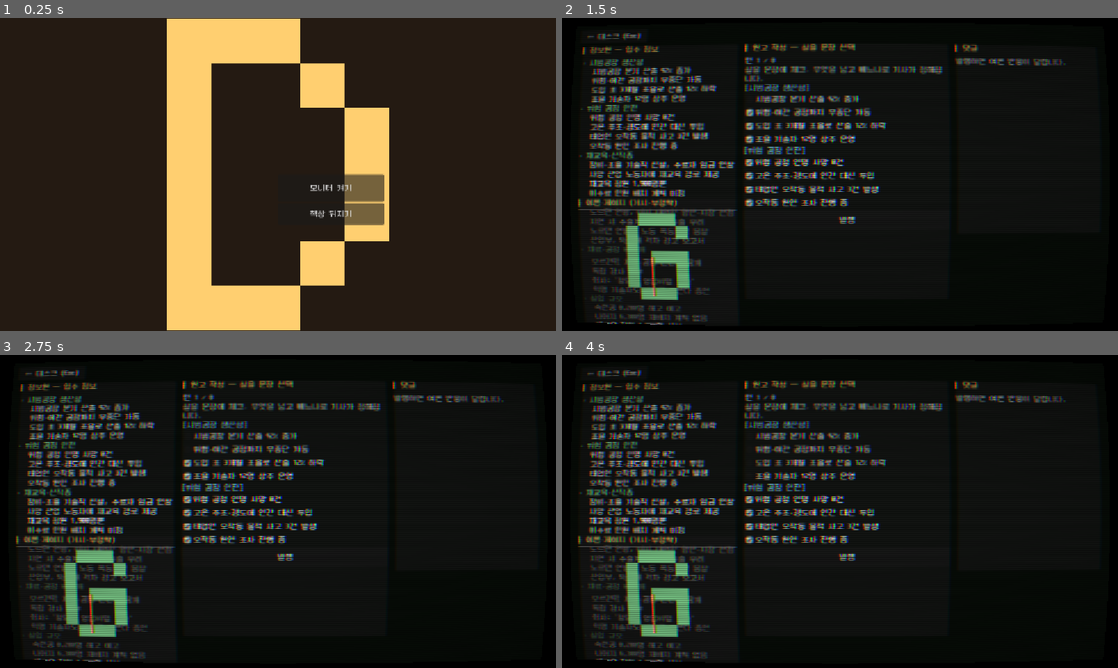
Above: before the commit, frames 1-4 (two rows, left to right).
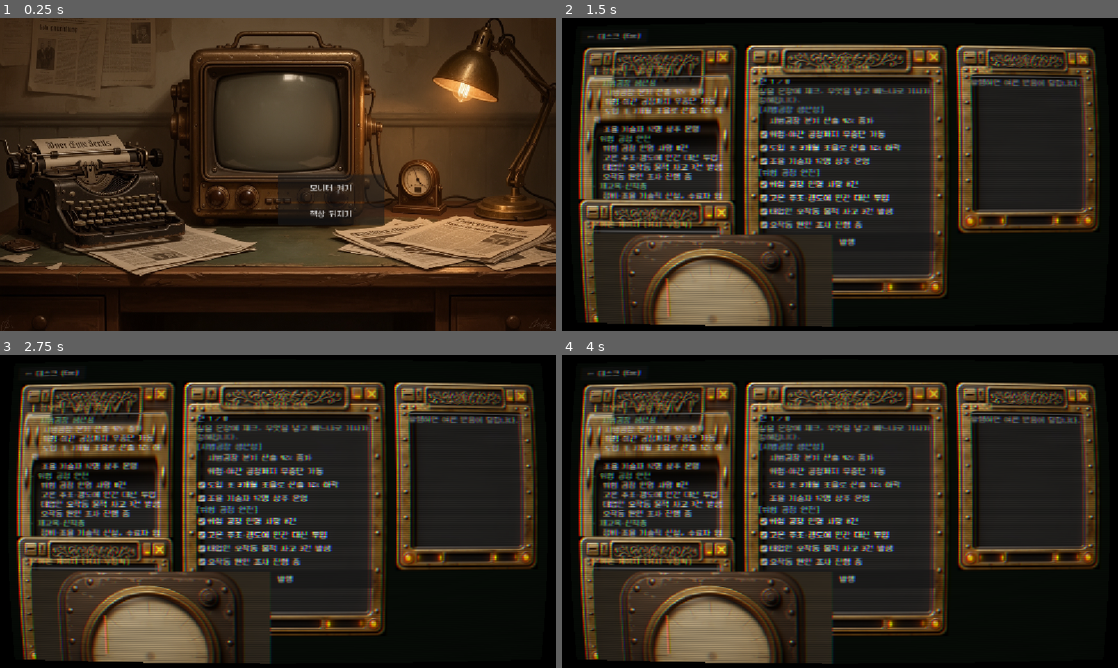
Above: after the commit, the same moments.

Repository: JiwonKim-kr/artificer-pipeline
Game: Godot game, scene res://scenes/main.tscn
Two runs of this game, one before a commit and one after it. Both use one fixed random seed, a clock stepped at 60 frames per second and the inputs below.
Inputs:
- Up to frame 1 (0.25 s): no input
- Up to frame 2 (1.5 s): click "모니터 켜기" at 0.5 s; click "시범공장 분기 산출 42% 증가" at 1.25 s
- Up to frame 3 (2.75 s): click "위험·야간 공정까지 무중단 가동" at 2 s
- Up to frame 4 (4 s): click "도입 초 3개월 조율로 산출 12% 하락" at 2.75 s; click "조율 기술자 12명 상주 운영" at 3.5 s

The runs differ from the first frame. In frame 1, 63% of the frame differs, in the area x 0-100%, y 0-100%; in frame 2, 46%; in frame 3, 45%; in frame 4, 45%.

Commit message:
[art reskin] placeholder 3종 → 실제 에셋 반영 + 플레이테스트 체크리스트
art_reskin.py 는 .tscn 의 텍스처 참조만 훑는데 이 게임은 텍스처를 GDScript 상수로
로드해 "교체 대상 0건"으로 나왔다. 따라서 코드 경로에서 수동 반영한다.

- src/ui/main.gd: DESK_BG·GAUGE_TEX 를 실제 경로로 교체.
  WINDOW_FRAME 신설 — 창 크롬은 지금까지 아예 미연결이었다(코드 패널 스타일).
  _window() 에 StyleBoxTexture 9-slice 적용(마진 44, content 30/46/30/26).
- 매니페스트: art 3종 status placeholder → generated (manifest.py 경유), PLACEHOLDER 파일 제거.
- docs/build/playtest_checklist.md: 자동 검증분 / 사람 판단분 / 계정 권한분 분리.

검증: 콜드 임포트 ERROR 0 · verify --full 전체 통과 · turn_flow PASS ·
play_test --screenshot 실렌더 확인 · 웹 빌드 구동 확인(gzip 10.3MB).

⚠️ 프레임 적용으로 드러난 레이아웃 결함(체크리스트 A5): 게이지 텍스처가 창 밖으로
넘치고, 정보원 창 본문이 창 높이를 초과하며, 코드 타이틀이 프레임 장식과 겹친다.
중앙 원고 창은 정상. 레이아웃 조정은 후속 작업 — 되돌리려면 _window() 의
StyleBoxTexture 블록만 제거하면 된다.

Co-Authored-By: Claude Opus 4.8 <noreply@anthropic.com>

Diff:
--- a/src/ui/main.gd
+++ b/src/ui/main.gd
@@ -4,8 +4,9 @@
 ## 원고 작성 = 문장 블록 취사(넣을지 말지). 유리/불리는 노출하지 않음(플레이어 판단).
 ## 로직은 TurnManager(코어)에 위임. 마우스/클릭 전용. spec: docs/specs/turn_loop_vertical_slice.md
 
-const DESK_BG := "res://assets/art/ui/main/PLACEHOLDER_desk_bg.png"
-const GAUGE_TEX := "res://assets/art/ui/gauge/PLACEHOLDER_opinion_needle.png"
+const DESK_BG := "res://assets/art/ui/main/desk_bg.png"
+const GAUGE_TEX := "res://assets/art/ui/gauge/opinion_needle.png"
+const WINDOW_FRAME := "res://assets/art/ui/window/frame.png"
 const CRT_SHADER := "res://src/ui/shaders/crt_screen.gdshader"
 
 const ENDINGS := {
@@ -186,6 +187,21 @@
 	panel.position = pos
 	panel.custom_minimum_size = size
 	panel.size = size
+	# 창 크롬: 브라스 프레임 텍스처를 9-slice(StyleBoxTexture)로 늘린다.
+	# 텍스처 512² 중 테두리 약 96px 이 장식부라 그만큼 마진으로 잡아 모서리를 보존한다.
+	var frame_tex := _res(WINDOW_FRAME)
+	if frame_tex is Texture2D:
+		var sb := StyleBoxTexture.new()
+		sb.texture = frame_tex
+		# 9-slice 마진: 창이 340px 대인데 96(텍스처 장식 실폭)을 쓰면 모서리만으로
+		# 폭을 다 먹어 본문이 넘친다. 44 로 줄여 테두리 질감만 살린다.
+		sb.set_texture_margin_all(44.0)
+		# 본문은 테두리 안쪽으로. 상단은 프레임 타이틀바 장식을 피해 더 크게 잡는다.
+		sb.content_margin_left = 30.0
+		sb.content_margin_right = 30.0
+		sb.content_margin_top = 46.0
+		sb.content_margin_bottom = 26.0
+		panel.add_theme_stylebox_override("panel", sb)
 	var vb := VBoxContainer.new()
 	panel.add_child(vb)
 	var t := Label.new()
Binary file removed: assets/art/ui/gauge/PLACEHOLDER_opinion_needle.png
Binary file removed: assets/art/ui/main/PLACEHOLDER_desk_bg.png
Binary file removed: assets/art/ui/window/PLACEHOLDER_frame.png
Not shown, changed: pipeline/manifest.json
Not shown, added: docs/build/playtest_checklist.md
